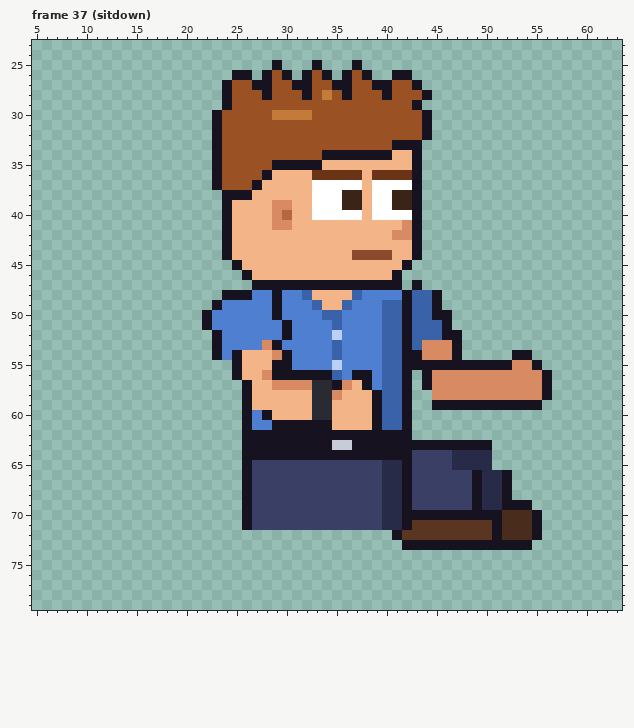
Two versions of one pixel-art file, sprites/custom/custom_intern_spiky_right_anim.aseprite. The picture above was drawn from the file before the commit.
64x80 pixels, 129 frames. Shown: frame 37 (sitdown): x 5..63, y 23..79. The old version is drawn lined up with the new one. The commit also changed other frames, which this record leaves out.
The same view after the edit:
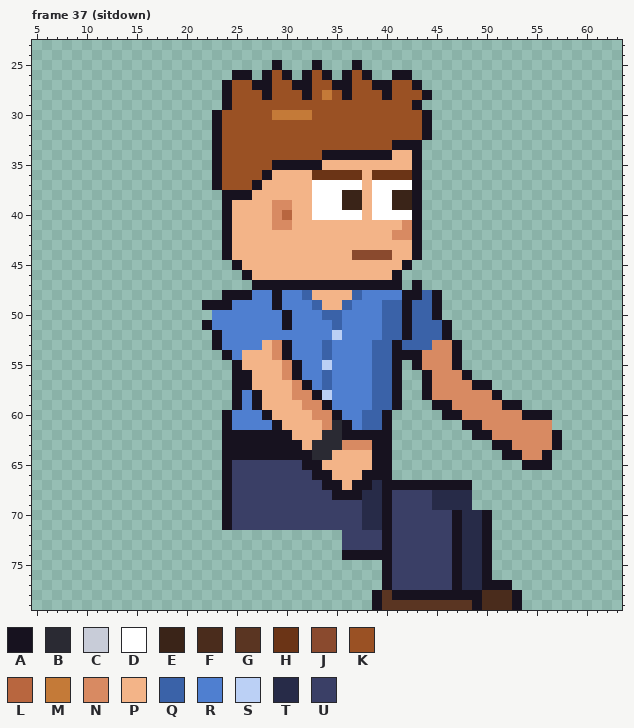
Palette (. is transparent): A #17121f  B #2a2a33  C #c8ccd8  D #ffffff  E #3a2418  F #4a2c1c  G #5a3522  H #6b3416  J #8a4a2e  K #9a5124  L #b8663f  M #c47a38  N #d88a62  P #f3b488  Q #3a62a8  R #4f7fd0  S #bbd0f5  T #272b48  U #3a3f66
Diff:
whole drawing moved by +2,-6 (the old picture is shown already moved)
Changed rows in their new state; - is an unchanged pixel.
Frame 37 (sitdown):
first column x 22:
48 ---------------------A--------------
49 A-A---------------------------------
50 .------RA---------------.-----------
52 --------R----------------.----------
53 ------PNA---QR---Q-AQ-Q-------------
54 -.AR--------QR---Q-A-----------..---
55 -------PNA--SR---Q-A.-NNN-........--
56 ----A-PPN-RRQR-RRQ-A.-----A........-
57 ---A---PP-ARQRRRRQ-A.------AA......-
58 ---ARA---NNASRRRRQ-A.-A------A.....-
59 ---ARA----NNARRRRQ-A.----NNNNN--..--
60 --ARR------NNARRQQA..---AANNNNNNAAA-
61 --ARR---PPPPNBARQQA..-----AANNNNNNN-
62 --AA-----PPPBB-----..------AANNNNNNA
63 --AA------PBBBNNN--..........AANNNNA
64 --AA-------BBPPPP--..........-AANNA-
65 --AUU-----AAPPPPPAA..........---AAA-
66 --AUU------AAPPPAAA............-----
67 --AUU-------AAPAATAA-AAAAAA....-----
68 --AUU--------AAATTAUU--TTTT....-----
69 --AUU-----------TTAUU--TTTT......---
70 --AUU-----------TTAUUUUUU-TT-.....--
71 --AUU-----------TTAUUUUUUATTA.....--
72 --------------UUUUAUUUUUUATTA.....--
73 --------------UUUUAUUUUUU-TT-....---
74 --------------AAAAAUUUUUUATTA-------
75 ------------------AUUUUUUATTA-------
76 ------------------AUUUUUUATTA-------
77 ------------------AUUUUUUATTAAA-----
78 -----------------AGAAAAAAAAAFFFA----
79 -----------------AGGGGGGGGGAFFFA----
Where, in picture pixels (left, top, right, bottom), the same in both pictures:
changed: (202, 290, 562, 610)
